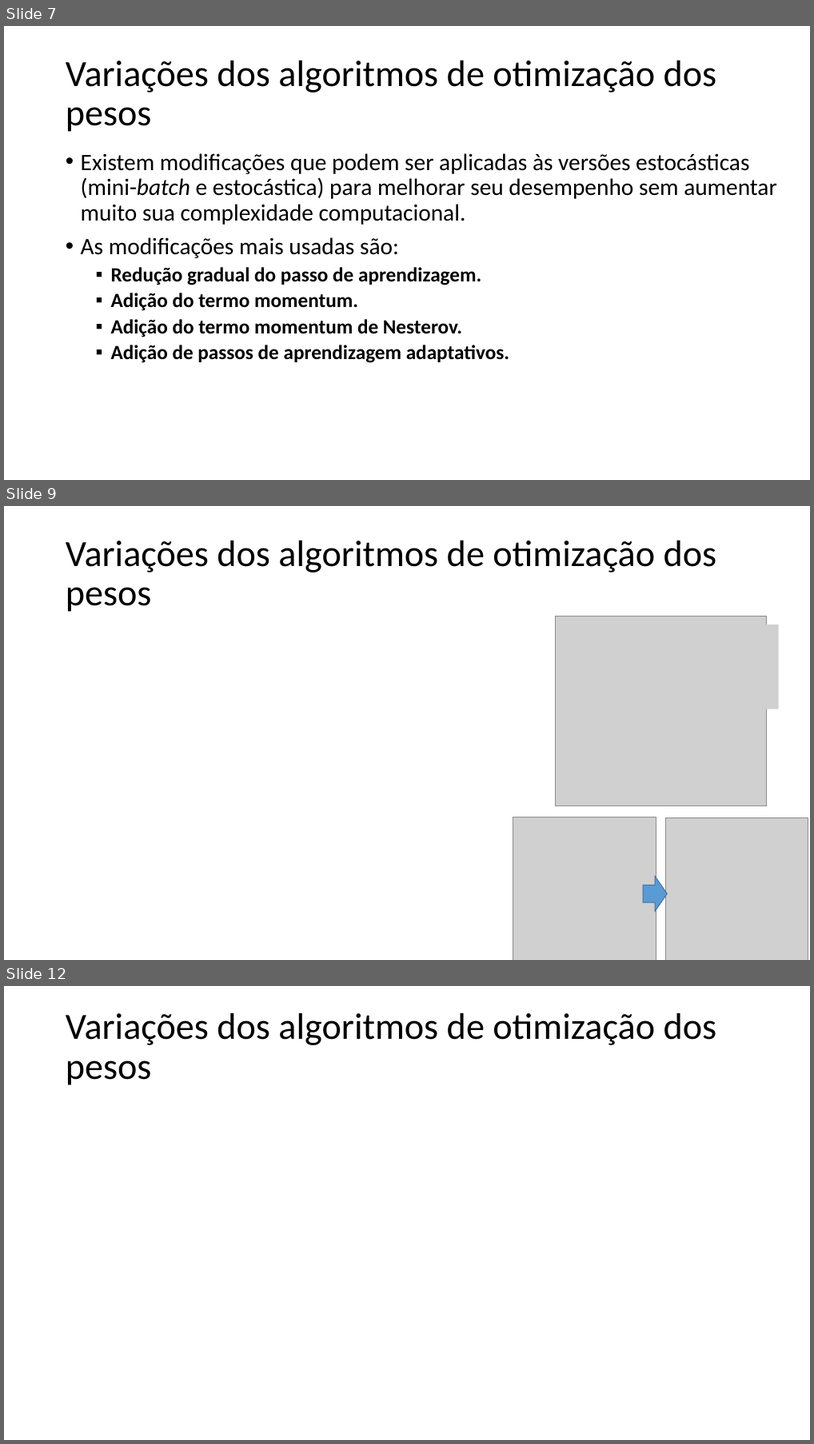
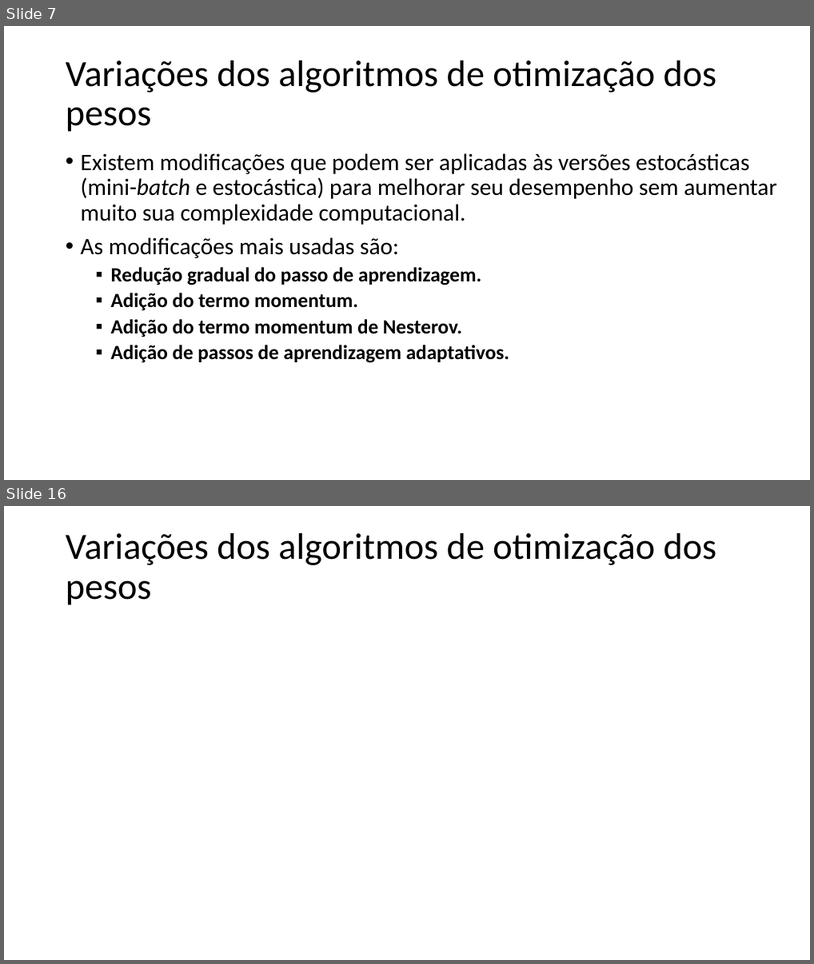
Before and after one commit to zz4fap/t320_aprendizado_de_maquina, a slide deck: slides/T320_Redes_Neurais_Artificiais (Parte IV).pptx. Shown one above the other, each under a label of ours: slides 7, 9 and 12 before the commit, slides 7 and 16 after it; the slides between them are not shown. The pictures are 814x1444 and 814x964 pixels, drawn with LibreOffice and Linux fonts; fonts in the diff are those of the drawing; grey boxes stand for pictures. Boxes give left, top, right and bottom in pixels: in the first picture for what was removed or moved away, otherwise in the second. Text is boxed around its words. In the diff, an @@ line names an element or a change of style, - is before the commit and + after.

```diff
--- a/slides/T320_Redes_Neurais_Artificiais (Parte IV).pptx
+++ b/slides/T320_Redes_Neurais_Artificiais (Parte IV).pptx
@@ slide 9 removed at (4, 506, 810, 960), background #FFFFFF @@
@@ title removed at (66, 540, 718, 612) @@
-Variações dos algoritmos de otimização dos pesos
@@ picture removed at (556, 616, 767, 805) @@
@@ picture removed at (626, 624, 779, 709) @@
@@ picture removed at (513, 816, 656, 960) @@
@@ picture removed at (666, 818, 808, 960) @@
@@ right arrow removed at (643, 876, 668, 911) @@
@@ what was slide 12 is now slide 16 @@
```
Also in this commit, not shown: 1 slide changed, 7 slides added, 2 other slides removed, 1 other file.
